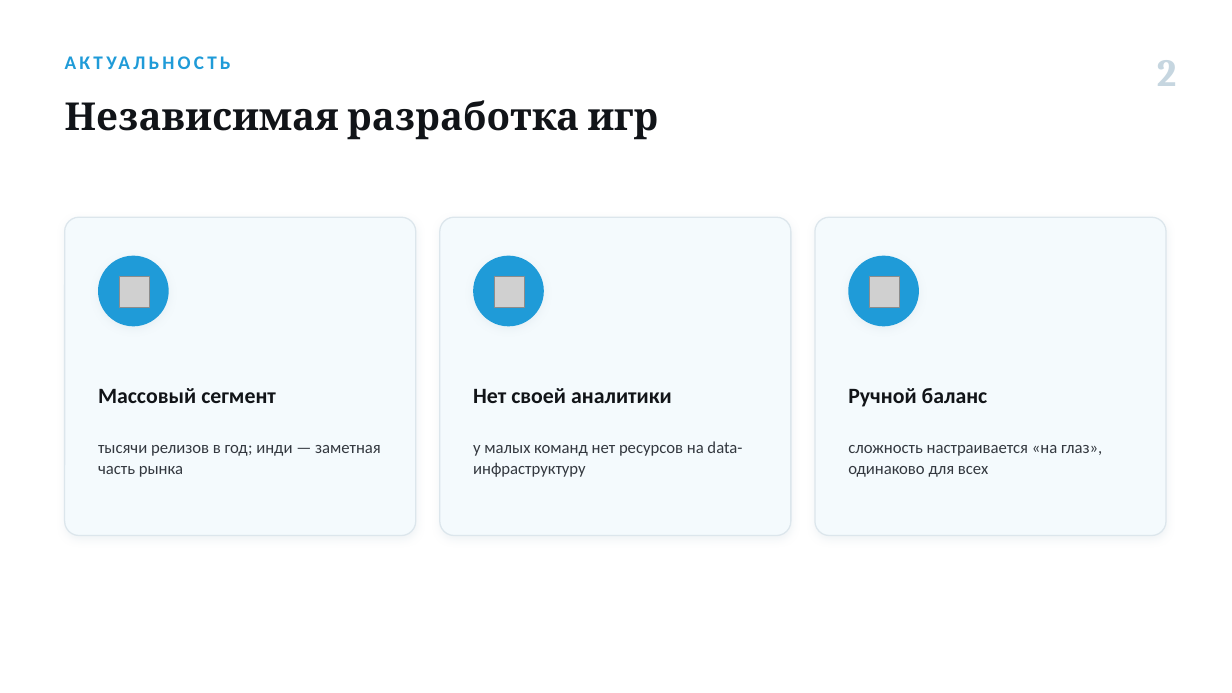
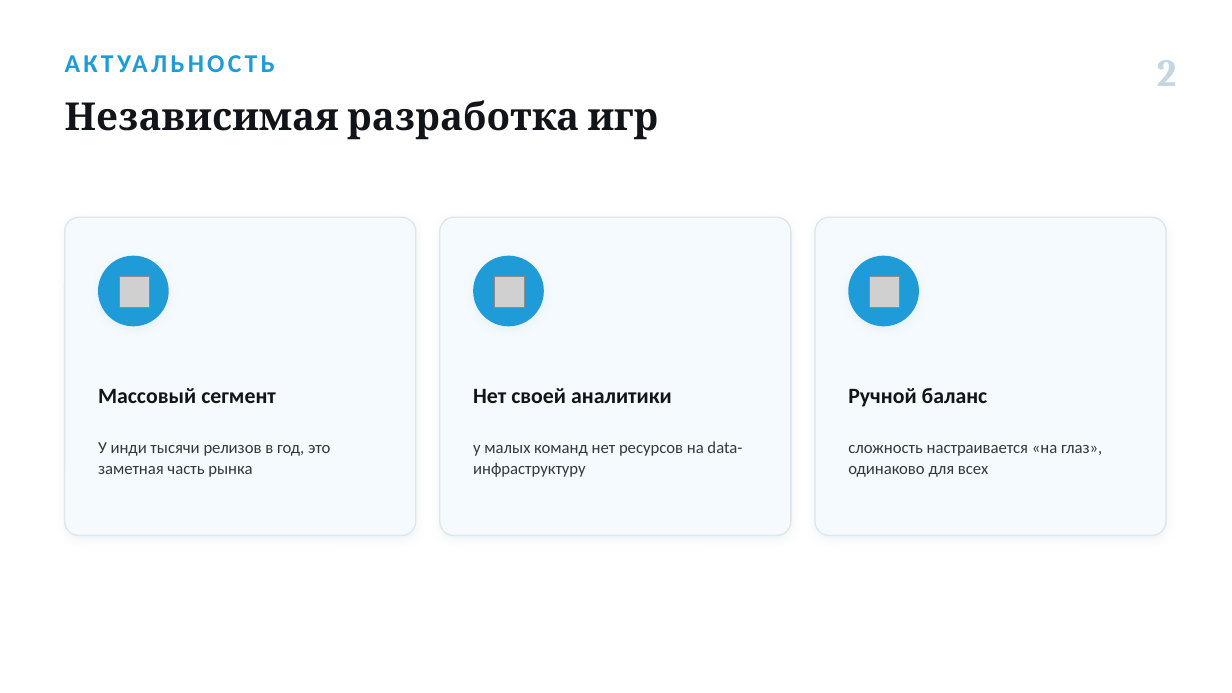
Before and after one commit to Antizi/diplom-Game_Plugs_Ai, a slide deck: slide 2 of presentations/Артамонов_ВКР_телеметрия_NEW.pptx. Drawn at 1232x693 pixels with LibreOffice and Linux fonts; fonts in the diff are those of the drawing; grey boxes stand for pictures. Boxes give left, top, right and bottom in pixels: in the first picture for what was removed or moved away, otherwise in the second. Text is boxed around its words. In the diff, an @@ line names an element or a change of style, - is before the commit and + after.

```diff
--- a/presentations/Артамонов_ВКР_телеметрия_NEW.pptx
+++ b/presentations/Артамонов_ВКР_телеметрия_NEW.pptx
@@ text "АКТУАЛЬНОСТЬ" at box(65, 48, 897, 76): size 15 to 20 pt @@
@@ text at box(98, 442, 330, 477): text changed @@
-тысячи релизов в год; инди — заметная часть рынка
+У инди тысячи релизов в год, это заметная часть рынка
```
Also in this commit, not shown: 10 other slides changed, 14 other files.
